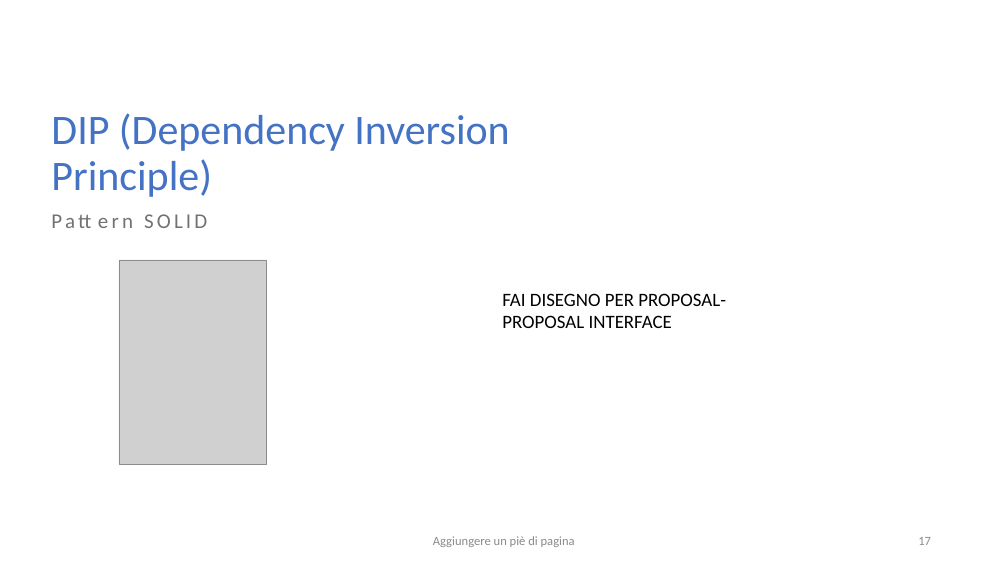
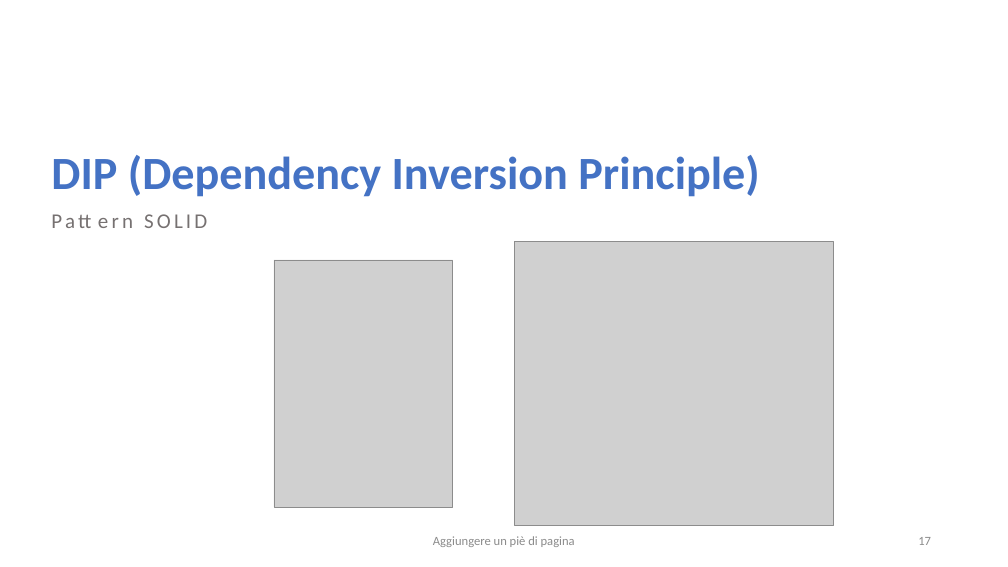
Before and after one commit to salvalai-matteo/EventBookDocumentation, a slide deck: slide 17 of Progetto Ingegneria SW.pptx. Drawn at 1008x567 pixels with LibreOffice and Linux fonts; fonts in the diff are those of the drawing; grey boxes stand for pictures. Boxes give left, top, right and bottom in pixels: in the first picture for what was removed or moved away, otherwise in the second. Text is boxed around its words. In the diff, an @@ line names an element or a change of style, - is before the commit and + after.

```diff
--- a/Progetto Ingegneria SW.pptx
+++ b/Progetto Ingegneria SW.pptx
@@ title "DIP (Dependency Inversion Principle)" at [51,155,759,197]: size 40 to 44 pt, bold on @@
@@ picture removed at [119,260,266,464] @@
@@ picture added at [274,260,452,507] @@
@@ picture added at [515,242,834,526] @@
@@ text removed at [502,293,726,328] @@
-FAI DISEGNO PER PROPOSAL-PROPOSAL INTERFACE
```
Also in this commit, not shown: 11 other slides changed, 2 slides added, 2 other files.
